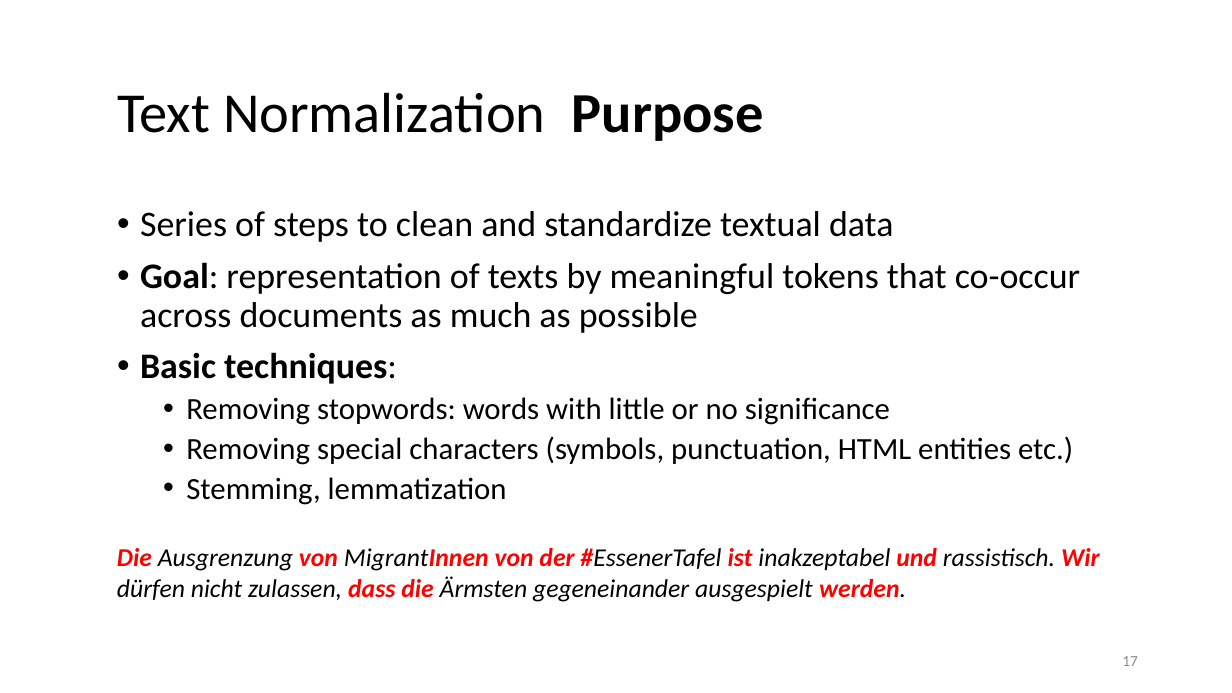
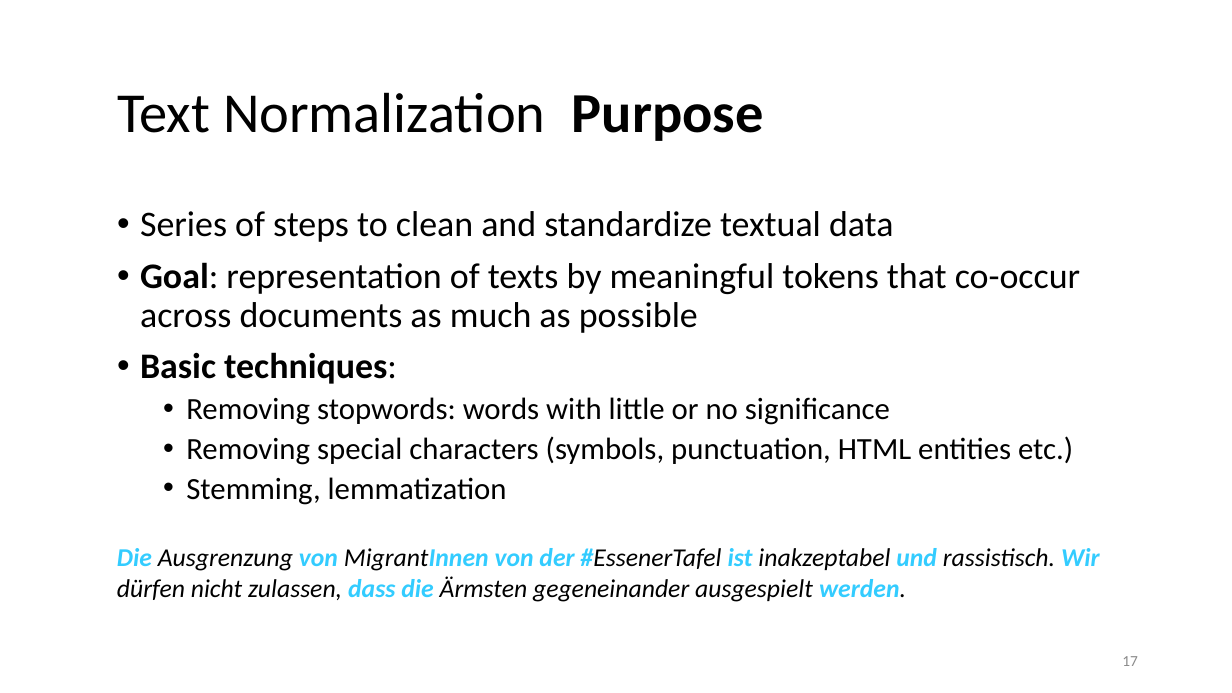
Before and after one commit to lisa-wm/consulting, a slide deck: slide 17 of 5_seminar/Contents_Part_02/slides/Präsentation_Teil2_Lisa.pptx. Drawn at 1232x693 pixels with LibreOffice and Linux fonts; fonts in the diff are those of the drawing. Boxes give left, top, right and bottom in pixels: in the first picture for what was removed or moved away, otherwise in the second. Text is boxed around its words. In the diff, an @@ line names an element or a change of style, - is before the commit and + after.

```diff
--- a/5_seminar/Contents_Part_02/slides/Präsentation_Teil2_Lisa.pptx
+++ b/5_seminar/Contents_Part_02/slides/Präsentation_Teil2_Lisa.pptx
@@ text "Die Ausgrenzung von MigrantInnen von ..." at [117,548,1100,602]: text colour #FF0000 to #33CCFF in "Die von MigrantInnen von der #EssenerTafel ist ..." @@
```
Also in this commit, not shown: 1 other slide changed, 10 other files.
